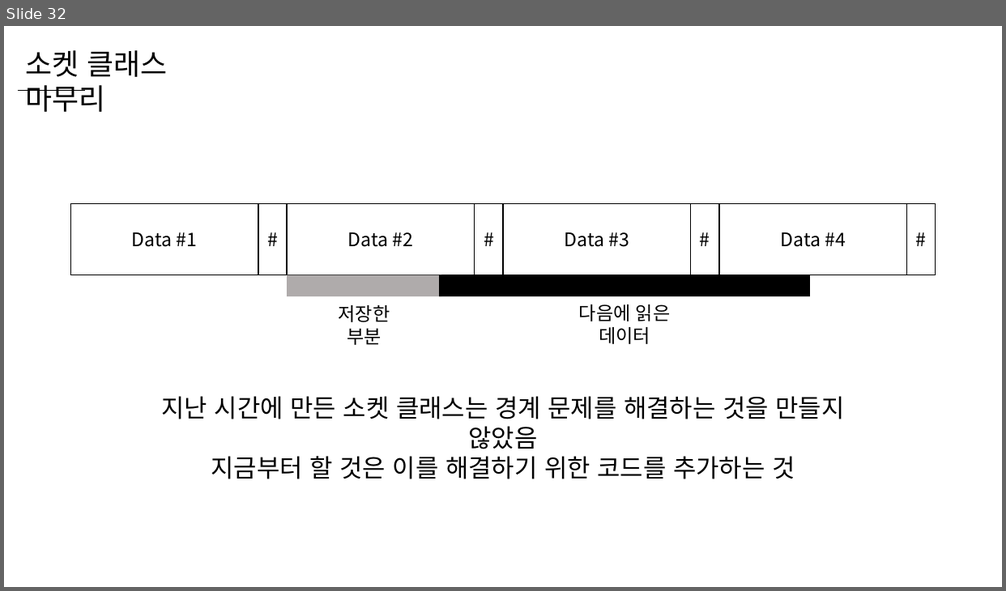
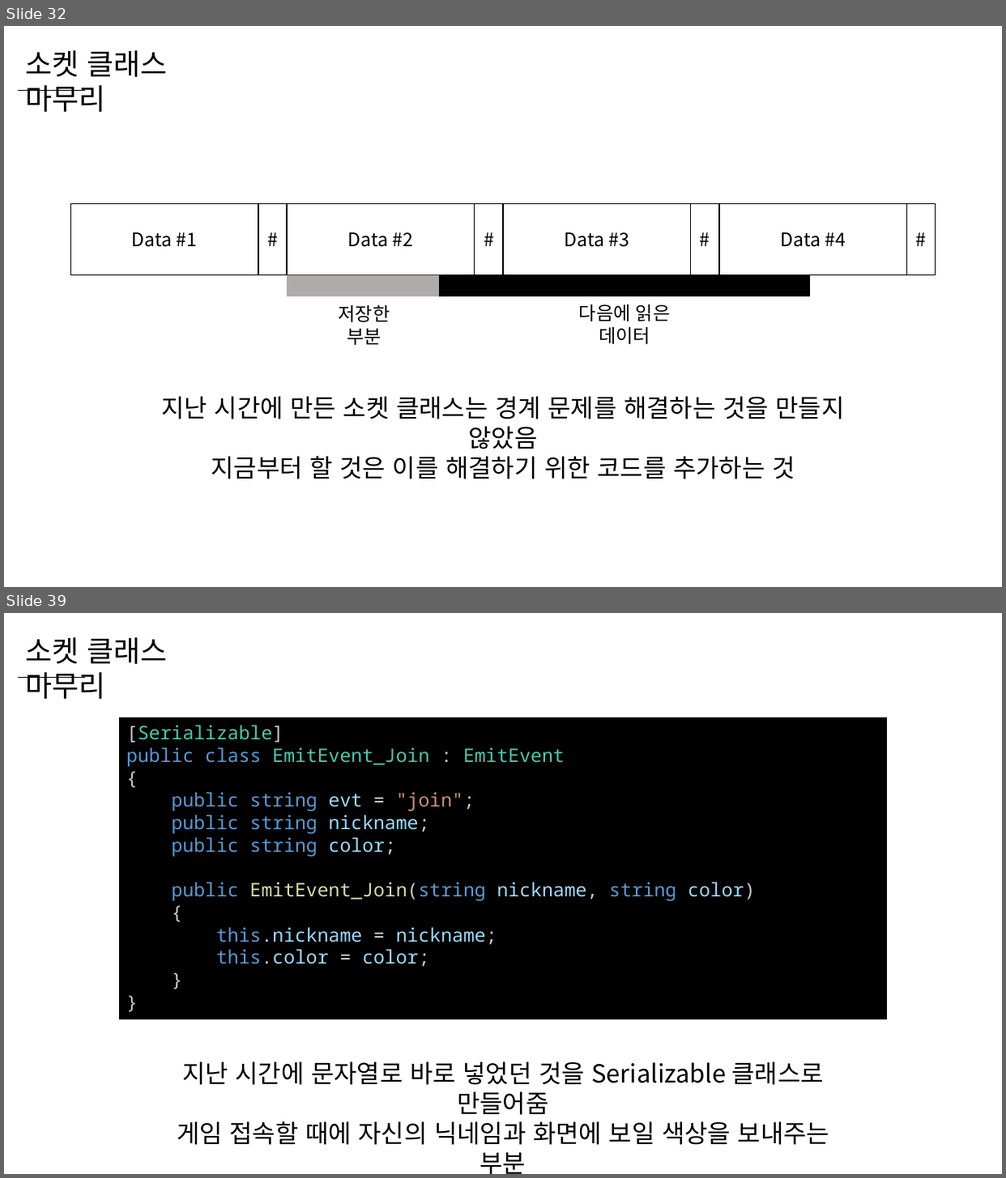
Before and after one commit to WooLyung/2023-Unity-Lecture, a slide deck: Day 2.pptx. Shown one above the other, each under a label of ours: slide 32 before the commit, slides 32 and 39 after it; the slides between them are not shown. The pictures are 1006x591 and 1006x1178 pixels, drawn with LibreOffice and Linux fonts; fonts in the diff are those of the drawing. Boxes give left, top, right and bottom in pixels: in the first picture for what was removed or moved away, otherwise in the second. Text is boxed around its words. In the diff, an @@ line names an element or a change of style, - is before the commit and + after.

```diff
--- a/Day 2.pptx
+++ b/Day 2.pptx
@@ slide 39 added at (4, 613, 1002, 1174), background #FFFFFF @@
@@ text added at (25, 637, 167, 699), 28 pt, text #000000 @@
+소켓 클래스 마무리
@@ line added from (19, 677) to (85, 677), #000000 0.5 pt @@
@@ rectangle added at (119, 717, 888, 1020), fill #000000, 18 pt, text #569CD6 @@
+[Serializable]
+public class EmitEvent_Join : EmitEvent
+{
+public string evt = "join";
+public string nickname;
+public string color;
+public EmitEvent_Join(string nickname, string color)
+{
+this.nickname = nickname;
+this.color = color;
+}
+}
@@ text added at (177, 1062, 829, 1174), 24 pt, text #000000 @@
+지난 시간에 문자열로 바로 넣었던 것을 Serializable 클래스로 만들어줌
+게임 접속할 때에 자신의 닉네임과 화면에 보일 색상을 보내주는 부분
```
Also in this commit, not shown: 2 slides changed, 40 other slides added, 27 other files.
